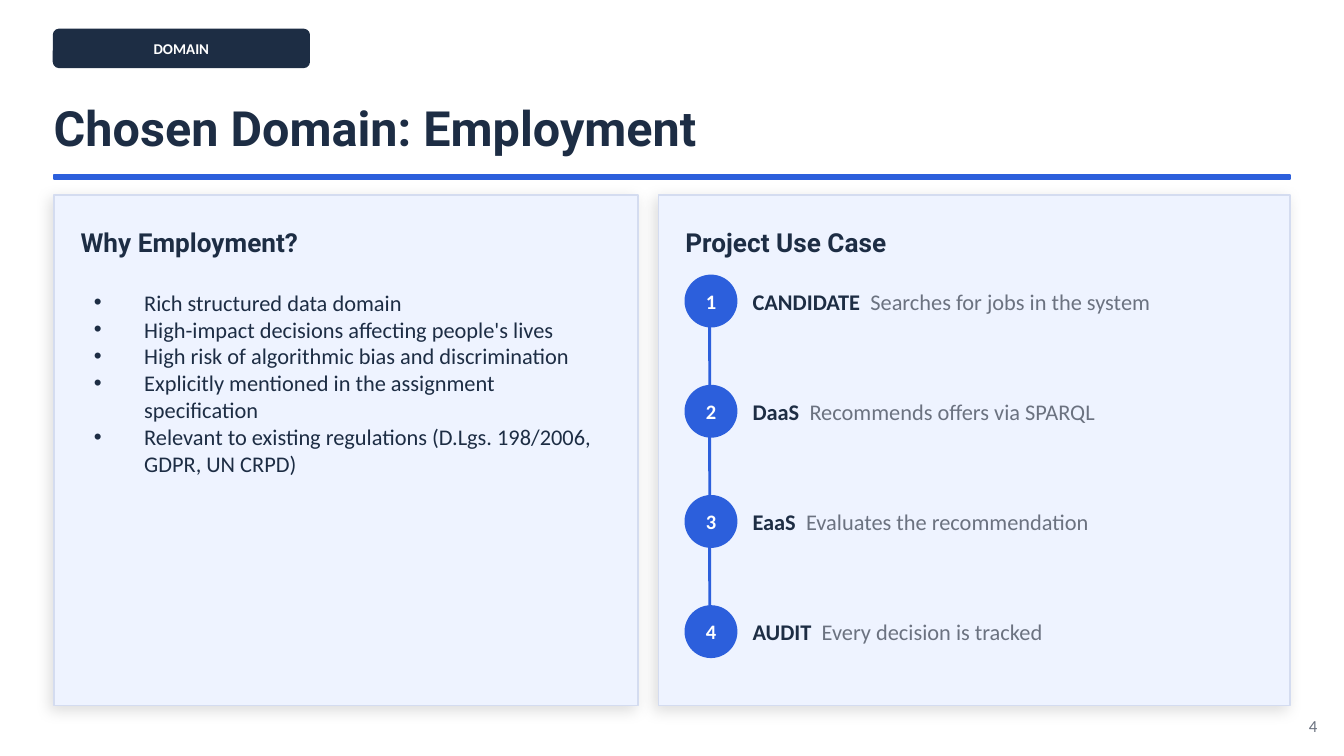
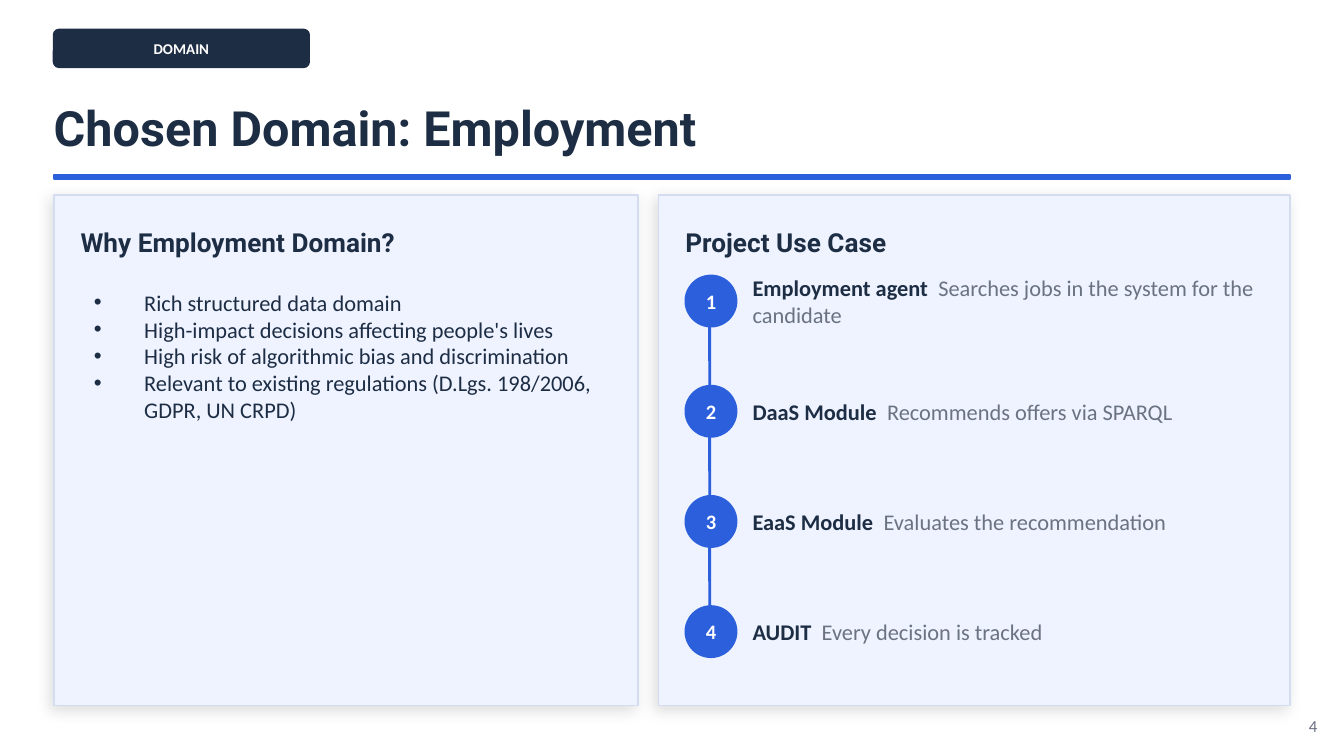
Before and after one commit to ediscota/SOSE-Homework, a slide deck: slide 4 of slides/SoSE-Employment-DaaS-EaaS.pptx. Drawn at 1344x756 pixels with LibreOffice and Linux fonts; fonts in the diff are those of the drawing. Boxes give left, top, right and bottom in pixels: in the first picture for what was removed or moved away, otherwise in the second. Text is boxed around its words. In the diff, an @@ line names an element or a change of style, - is before the commit and + after.

```diff
--- a/slides/SoSE-Employment-DaaS-EaaS.pptx
+++ b/slides/SoSE-Employment-DaaS-EaaS.pptx
@@ text at [81, 232, 395, 258]: text changed @@
-Why Employment?
+Why Employment Domain?
@@ text at [753, 280, 1253, 323]: text changed @@
-CANDIDATE Searches for jobs in the system
+Employment agent Searches jobs in the system for the candidate
@@ text at [144, 375, 495, 422]: paragraph removed @@
-• Explicitly mentioned in the assignment specification
@@ text at [753, 404, 1173, 423]: text changed @@
-DaaS Recommends offers via SPARQL
+DaaS Module Recommends offers via SPARQL
@@ text at [753, 514, 1166, 530]: text changed @@
-EaaS Evaluates the recommendation
+EaaS Module Evaluates the recommendation
```
Also in this commit, not shown: 13 other slides changed, 1 slide removed, 1 other file.
